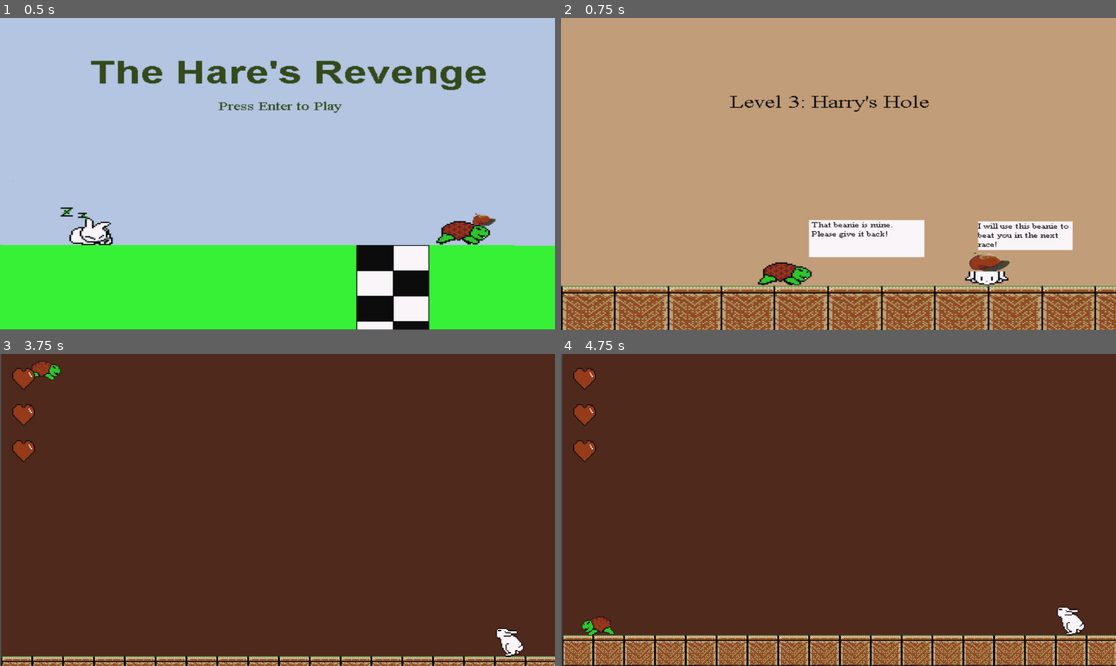
Above: before the commit, frames 1-4 (two rows, left to right).
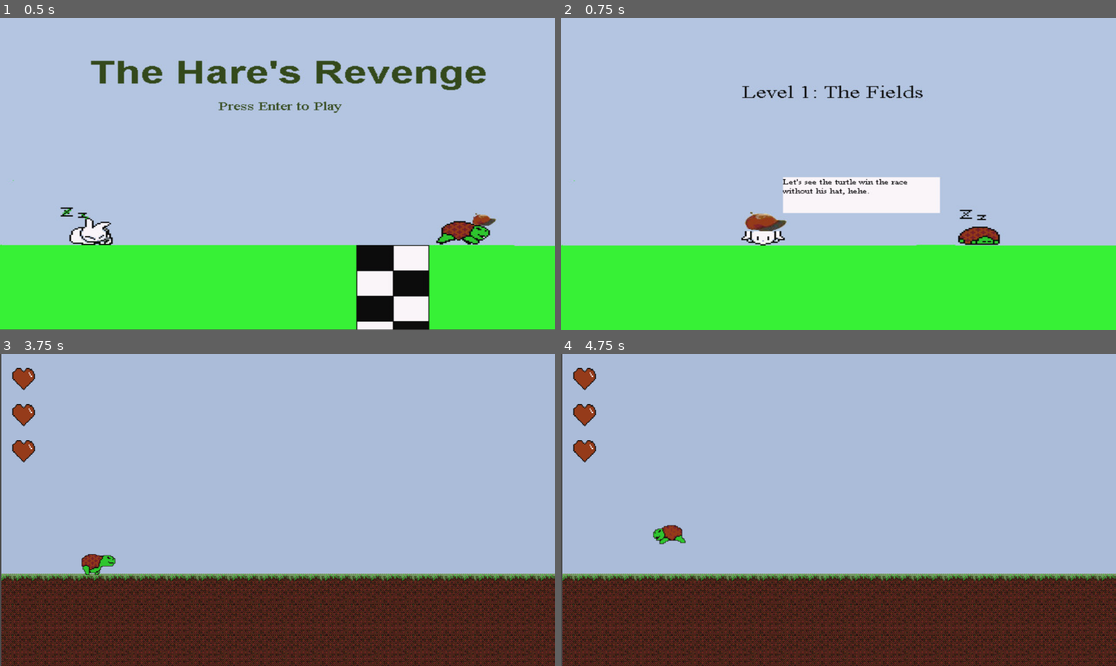
Above: after the commit, the same moments.

Repository: emptysea/HareRevengeRemake
Game: Godot game, scene res://Scenes/title.tscn
Same seed, same stepped clock (60 frames per second), same inputs: the game is played once before the commit and once after it.
Inputs:
- Up to frame 1 (0.5 s): no input
- Up to frame 2 (0.75 s): tap Enter (ui_accept) at 0.5, 0.6 s; hold Right (ui_right) from 0.53 s (still down)
- Up to frame 3 (3.75 s): tap Up (Jump) at 0.77, 1.52, 3.02 s; tap Enter (ui_accept) at 1.25, 1.55, 2, 2.1, 2.75, 2.85, 3.5 s; tap Space (Shoot) at 1.35, 3.6 s; release Right (ui_right) at 2.03 s; hold Left (ui_left) 2.03-2.78 s; hold Right (ui_right) from 2.78 s (still down)
- Up to frame 4 (4.75 s): tap Up (Jump) at 3.77, 4.52 s; tap Enter (ui_accept) at 3.8, 4.35 s; release Right (ui_right) at 4.28 s; hold Left (ui_left) from 4.28 s (still down)

Frame 1 is identical in both runs. In frame 2, 100% of the frame differs, in the area x 0-100%, y 0-100%; in frame 3, 86%; in frame 4, 89%.

Commit message:
Added ending sequence.  Enemy AI and shell hiding are the last things to do.

Diff:
--- a/Scenes/Level3_intro.tscn
+++ b/Scenes/Level3_intro.tscn
@@ -2,7 +2,7 @@
 
 [ext_resource type="Texture2D" uid="uid://fplg5se6rahr" path="res://Images/Level3_Intro.jpg" id="1_xcqd8"]
 
-[node name="Node" type="Node"]
+[node name="Level3Intro" type="Node"]
 
 [node name="CanvasLayer" type="CanvasLayer" parent="."]
 
--- /dev/null
+++ b/Scenes/end_1.tscn
@@ -0,0 +1,12 @@
+[gd_scene load_steps=2 format=3 uid="uid://b1pae3rsdft1t"]
+
+[ext_resource type="Texture2D" uid="uid://8irfu5h6hmt8" path="res://Images/Win1.jpg" id="1_tkxwt"]
+
+[node name="End1" type="Node"]
+
+[node name="CanvasLayer" type="CanvasLayer" parent="."]
+
+[node name="TextureRect" type="TextureRect" parent="CanvasLayer"]
+offset_right = 1152.0
+offset_bottom = 648.0
+texture = ExtResource("1_tkxwt")
--- /dev/null
+++ b/Scenes/end_2.tscn
@@ -0,0 +1,12 @@
+[gd_scene load_steps=2 format=3 uid="uid://b0l1cb0dmts22"]
+
+[ext_resource type="Texture2D" uid="uid://c00tse023qws8" path="res://Images/Win2.jpg" id="1_jqvn1"]
+
+[node name="End2" type="Node"]
+
+[node name="CanvasLayer" type="CanvasLayer" parent="."]
+
+[node name="TextureRect" type="TextureRect" parent="CanvasLayer"]
+offset_right = 1152.0
+offset_bottom = 648.0
+texture = ExtResource("1_jqvn1")
--- /dev/null
+++ b/Scenes/end_3.tscn
@@ -0,0 +1,12 @@
+[gd_scene load_steps=2 format=3 uid="uid://dm1fqjwoqdcof"]
+
+[ext_resource type="Texture2D" uid="uid://cw4ckl6r1c3y5" path="res://Images/Win3.jpg" id="1_6h7rn"]
+
+[node name="End3" type="Node"]
+
+[node name="CanvasLayer" type="CanvasLayer" parent="."]
+
+[node name="TextureRect" type="TextureRect" parent="CanvasLayer"]
+offset_right = 1152.0
+offset_bottom = 648.0
+texture = ExtResource("1_6h7rn")
--- /dev/null
+++ b/Scenes/end_4.tscn
@@ -0,0 +1,12 @@
+[gd_scene load_steps=2 format=3 uid="uid://dp0p7xp02hr4u"]
+
+[ext_resource type="Texture2D" uid="uid://beeph2idxkuw5" path="res://Images/Win4.jpg" id="1_3h6rp"]
+
+[node name="End4" type="Node"]
+
+[node name="CanvasLayer" type="CanvasLayer" parent="."]
+
+[node name="TextureRect" type="TextureRect" parent="CanvasLayer"]
+offset_right = 1152.0
+offset_bottom = 648.0
+texture = ExtResource("1_3h6rp")
--- /dev/null
+++ b/Scenes/end_5.tscn
@@ -0,0 +1,12 @@
+[gd_scene load_steps=2 format=3 uid="uid://dsjh88axlenpb"]
+
+[ext_resource type="Texture2D" uid="uid://omepwy4hxa86" path="res://Images/Win5.jpg" id="1_2p453"]
+
+[node name="End5" type="Node"]
+
+[node name="CanvasLayer" type="CanvasLayer" parent="."]
+
+[node name="TextureRect" type="TextureRect" parent="CanvasLayer"]
+offset_right = 1152.0
+offset_bottom = 648.0
+texture = ExtResource("1_2p453")
--- /dev/null
+++ b/Scenes/end_6.tscn
@@ -0,0 +1,12 @@
+[gd_scene load_steps=2 format=3 uid="uid://7ynyetp2a2x1"]
+
+[ext_resource type="Texture2D" uid="uid://cuu41sus4im83" path="res://Images/Win6.jpg" id="1_atwjb"]
+
+[node name="End6" type="Node"]
+
+[node name="CanvasLayer" type="CanvasLayer" parent="."]
+
+[node name="TextureRect" type="TextureRect" parent="CanvasLayer"]
+offset_right = 1152.0
+offset_bottom = 648.0
+texture = ExtResource("1_atwjb")
--- /dev/null
+++ b/Scenes/ending_song.tscn
@@ -0,0 +1,7 @@
+[gd_scene load_steps=2 format=3 uid="uid://dvxcknl5m1xws"]
+
+[ext_resource type="AudioStream" uid="uid://dmsm483airiwk" path="res://Music/endmusic.mp3" id="1_voyev"]
+
+[node name="EndingSong" type="AudioStreamPlayer"]
+stream = ExtResource("1_voyev")
+autoplay = true
--- a/Scenes/level2_intro.tscn
+++ b/Scenes/level2_intro.tscn
@@ -2,7 +2,7 @@
 
 [ext_resource type="Texture2D" uid="uid://pqt1c0olj4j6" path="res://Images/Level2_Intro.jpg" id="1_ocp5p"]
 
-[node name="Node" type="Node"]
+[node name="Level2Intro" type="Node"]
 
 [node name="CanvasLayer" type="CanvasLayer" parent="."]
 
--- a/Scripts/game.gd
+++ b/Scripts/game.gd
@@ -1,20 +1,23 @@
 extends Node2D
 
-@onready var levels = [1,2,3]
-@onready var curLevel = 0
-@onready var health = 3
+enum MUSIC {LEVEL1,LEVEL2,LEVEL3,TITLE,ENDING,GAMEOVER}
+enum SPLASH {LEVEL1,LEVEL2,LEVEL3,TITLE,END1, END2, END3, END4, END5, END6,GAMEOVER}
+enum LEVEL {TITLE,LEVEL1,LEVEL2,LEVEL3,END1, END2, END3, END4, END5, END6}
+
+const PAUSE_BETWEEN_LEVEL = 3
+const PAUSE_BETWEEN_ENDING = 5
+const TURTLE_HEALTH = 3
+
+@onready var curLevel : LEVEL = LEVEL.TITLE
+@onready var health = TURTLE_HEALTH
 var cur_level_instance = ""
 var cur_music = ""
 
-enum MUSIC {LEVEL1,LEVEL2,LEVEL3,TITLE,ENDING,GAMEOVER}
-enum SPLASH {LEVEL1,LEVEL2,LEVEL3,TITLE,ENDING,GAMEOVER}
-
 
 # Called when the node enters the scene tree for the first time.
 func _ready() -> void:
-	curLevel = 2
-	changeSplashScreen(SPLASH.LEVEL3)
-	changeLevelMusic(MUSIC.LEVEL3)
+	changeSplashScreen(SPLASH.LEVEL1)
+	changeLevelMusic(MUSIC.LEVEL1)
 
 # Called every frame. 'delta' is the elapsed time since the previous frame.
 func _process(delta: float) -> void:
@@ -23,6 +26,11 @@
 func changeSplashScreen(toSplash : SPLASH) -> void:
 	var splashScreen
 	var splashInstance
+	var timerPause = PAUSE_BETWEEN_LEVEL
+
+	if toSplash >= SPLASH.END1:
+		timerPause = PAUSE_BETWEEN_ENDING
+
 	match toSplash:
 		SPLASH.LEVEL1:
 			splashScreen = load("res://Scenes/level1_intro.tscn")
@@ -30,10 +38,18 @@
 			splashScreen = load("res://Scenes/level2_intro.tscn")
 		SPLASH.LEVEL3:
 			splashScreen = load("res://Scenes/Level3_intro.tscn")
-		SPLASH.ENDING:
-			splashScreen = load("res://Scenes/level1_intro.tscn")
-		_:
-			splashScreen = load("res://Scenes/level1_intro.tscn")
+		SPLASH.END1:
+			splashScreen = load("res://Scenes/end_1.tscn")
+		SPLASH.END2:
+			splashScreen = load("res://Scenes/end_2.tscn")
+		SPLASH.END3:
+			splashScreen = load("res://Scenes/end_3.tscn")
+		SPLASH.END4:
+			splashScreen = load("res://Scenes/end_4.tscn")
+		SPLASH.END5:
+			splashScreen = load("res://Scenes/end_5.tscn")
+		SPLASH.END6:
+			splashScreen = load("res://Scenes/end_6.tscn")
 
 	$Life.hide()
 	splashInstance = splashScreen.instantiate()
@@ -42,7 +58,7 @@
 		cur_level_instance.queue_free()
 	cur_level_instance = splashInstance
 	add_child(splashInstance)
-	$SplashTimer.start(3)
+	$SplashTimer.start(timerPause)
 
 func changeLevels() -> void:
 	print ("Changing to next level...")
@@ -53,15 +69,16 @@
 	var ToNextEP = ""
 
 	match curLevel:
-		1:
+		LEVEL.LEVEL1:
 			call_deferred("changeSplashScreen",SPLASH.LEVEL2)
 			call_deferred("changeLevelMusic",MUSIC.LEVEL2)
-		2:
+		LEVEL.LEVEL2:
 			call_deferred("changeSplashScreen",SPLASH.LEVEL3)
 			call_deferred("changeLevelMusic",MUSIC.LEVEL3)
-		3:
-			call_deferred("changeSplashScreen", SPLASH.ENDING)
+		LEVEL.LEVEL3:
+			call_deferred("changeSplashScreen",SPLASH.END1)
 			call_deferred("changeLevelMusic",MUSIC.ENDING)
+			pass
 		_:
 			print ("Unknown level state.  Ending game.")
 			queue_free()
@@ -71,8 +88,8 @@
 	var nextLevel_inst = ""
 	var ToNextEP = ""
 	match toNextLevel:
-		1:
-			curLevel = 1
+		LEVEL.LEVEL1:
+			curLevel = LEVEL.LEVEL1
 			nextLevel = load("res://Scenes/Level1.tscn")
 			nextLevel_inst = nextLevel.instantiate()
 			var nextLevelPoint = nextLevel_inst.get_node("ToNext")
@@ -82,8 +99,8 @@
 			nextLevelPoint.connect("next_level",changeLevels)
 			player.connect("took_damage", took_damage)
 			killzone.connect("kill_player", took_damage)
-		2:
-			curLevel = 2
+		LEVEL.LEVEL2:
+			curLevel = LEVEL.LEVEL2
 			nextLevel = load("res://Scenes/level2.tscn")
 			cur_level_instance.queue_free()
 			nextLevel_inst = nextLevel.instantiate()
@@ -95,13 +112,16 @@
 
 			var player = nextLevel_inst.get_node("Turtle")
 			player.connect("took_damage", took_damage)
-		3:
-			curLevel = 3
+		LEVEL.LEVEL3:
+			curLevel = LEVEL.LEVEL3
 			nextLevel = load("res://Scenes/level3.tscn")
 			cur_level_instance.queue_free()
 			nextLevel_inst = nextLevel.instantiate()
 			var rabbit = nextLevel_inst.get_node("Rabbit")
 			rabbit.connect("winner", changeLevels)
+		_:
+			#Probably ending.  Don't set up another level.
+			pass
 
 	if is_instance_valid(cur_level_instance):
 		print("Freeing " + cur_level_instance.name + "...")
@@ -118,7 +138,8 @@
 			newMusic = load("res://Scenes/Level2_music.tscn")
 		MUSIC.LEVEL3:
 			newMusic = load("res://Scenes/Level3_music.tscn")
-
+		MUSIC.ENDING:
+			newMusic = load("res://Scenes/ending_song.tscn")
 	var music_instance = newMusic.instantiate()
 
 	if is_instance_valid(cur_music):
@@ -133,14 +154,42 @@
 
 func _on_splash_timer_timeout() -> void:
 	match curLevel:
-		1:
-			changeToLevel(2)
-		2:
-			changeToLevel(3)
+		LEVEL.LEVEL1:
+			changeToLevel(LEVEL.LEVEL2)
+		LEVEL.LEVEL2:
+			changeToLevel(LEVEL.LEVEL3)
+		LEVEL.LEVEL3:
+			#Time to end the game. Use curLevel to keep track of which one we're on.
+			curLevel = LEVEL.END1
+			#Call the next splash screen.
+			changeSplashScreen(SPLASH.END2)
+		LEVEL.END1:
+			curLevel = LEVEL.END2
+			#Call the next splash screen.
+			changeSplashScreen(SPLASH.END3)
+		LEVEL.END2:
+			curLevel = LEVEL.END3
+			#Call the next splash screen.
+			changeSplashScreen(SPLASH.END4)
+		LEVEL.END3:
+			curLevel = LEVEL.END4
+			#Call the next splash screen.
+			changeSplashScreen(SPLASH.END5)
+		LEVEL.END4:
+			curLevel = LEVEL.END5
+			#Call the next splash screen.
+			changeSplashScreen(SPLASH.END6)
+		LEVEL.END5:
+			curLevel = LEVEL.END6
+			#Nothing left to do.
+		LEVEL.END6:
+			#Figure out what to do after the last wait timer goes off.
+			#For now, nothing.
+			pass
 		_:
 			changeToLevel(1)
-
-	$Life.show()
+	if curLevel < LEVEL.END1:
+		$Life.show()
 
 func _on_life_game_over() -> void:
 	#Load our game over scene, and quit the current one.
Binary file added: Images/Win1.jpg
Not shown, added: Images/Win1.jpg.import
Binary file added: Images/Win2.jpg
Not shown, added: Images/Win2.jpg.import
Binary file added: Images/Win3.jpg
Not shown, added: Images/Win3.jpg.import
Binary file added: Images/Win4.jpg
Not shown, added: Images/Win4.jpg.import
Binary file added: Images/Win5.jpg
Not shown, added: Images/Win5.jpg.import
Binary file added: Images/Win6.jpg
Not shown, added: Images/Win6.jpg.import
(and 1 more such lines)
